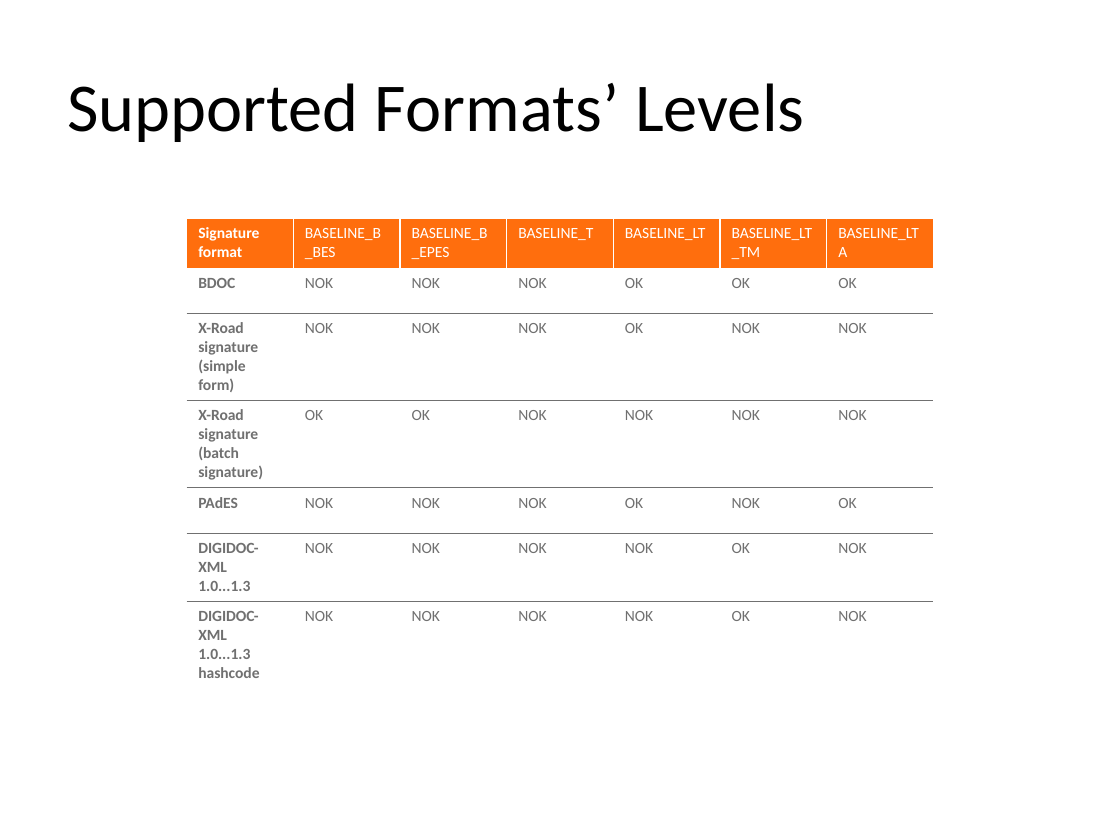
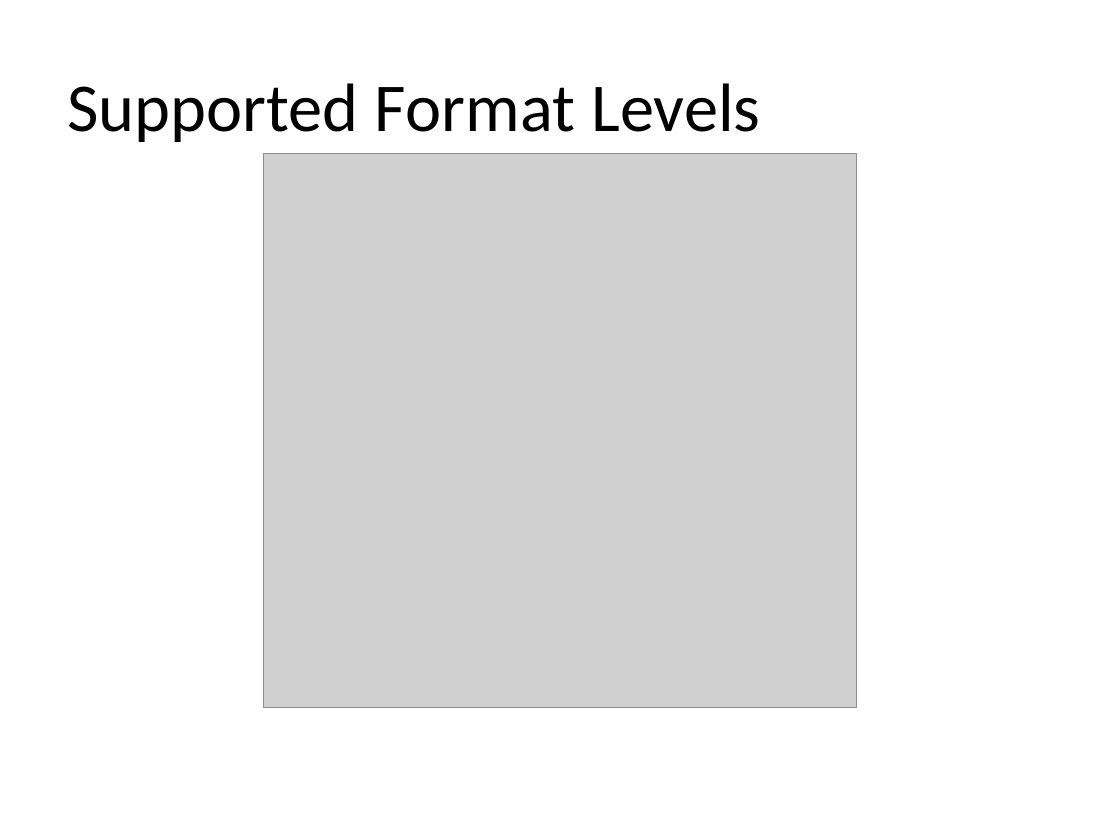
Before and after one commit to open-eid/SiVa, a slide deck: slide 4 of docs/presentation/SiVA_presentation_ENG.pptx. Drawn at 1120x840 pixels with LibreOffice and Linux fonts; fonts in the diff are those of the drawing; grey boxes stand for pictures. Boxes give left, top, right and bottom in pixels: in the first picture for what was removed or moved away, otherwise in the second. Text is boxed around its words. In the diff, an @@ line names an element or a change of style, - is before the commit and + after.

```diff
--- a/docs/presentation/SiVA_presentation_ENG.pptx
+++ b/docs/presentation/SiVA_presentation_ENG.pptx
@@ title at [67,83,760,142]: text changed @@
-Supported Formats’ Levels
+Supported Format Levels
@@ picture added at [263,153,857,708] @@
@@ table removed at [187,218,932,685], 7 rows, 7 columns @@
-Signature format | BASELINE_B_BES | BASELINE_B_EPES | BASELINE_T | BASELINE_LT | BASELINE_LT_TM | BASELINE_LTA
-BDOC | NOK | NOK | NOK | OK | OK | OK
-X-Road signature (simple form) | NOK | NOK | NOK | OK | NOK | NOK
-X-Road signature (batch signature) | OK | OK | NOK | NOK | NOK | NOK
-PAdES | NOK | NOK | NOK | OK | NOK | OK
-DIGIDOC-XML 1.0...1.3 | NOK | NOK | NOK | NOK | OK | NOK
-DIGIDOC-XML 1.0...1.3 hashcode | NOK | NOK | NOK | NOK | OK | NOK
```
Also in this commit, not shown: 5 other slides changed, 3 other files.
